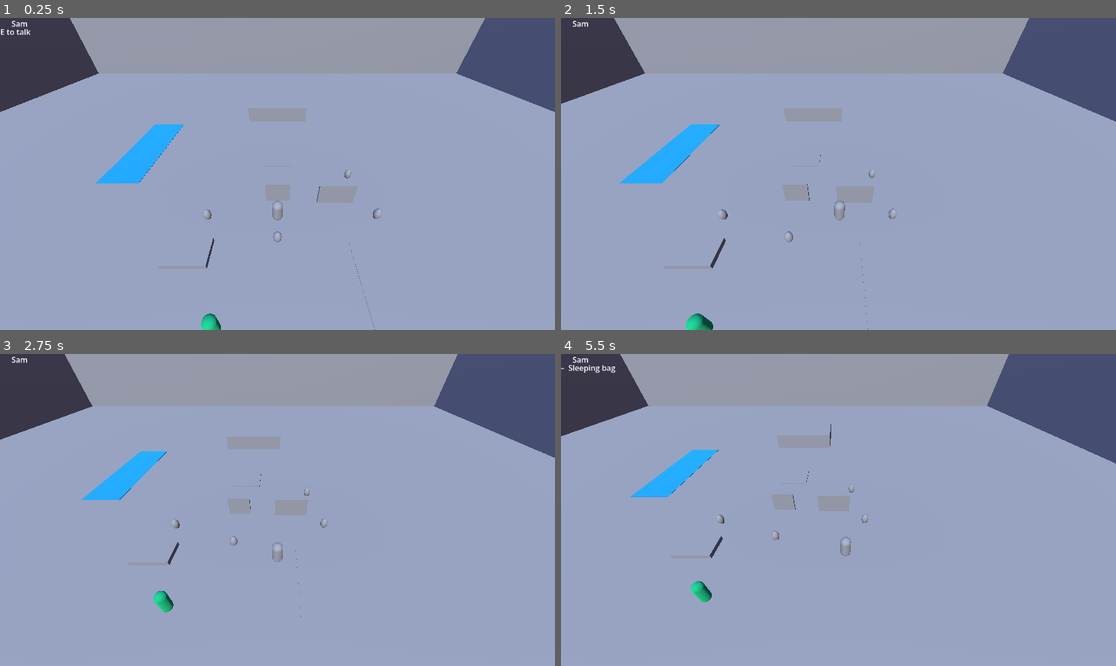
Above: before the commit, frames 1-4 (two rows, left to right).
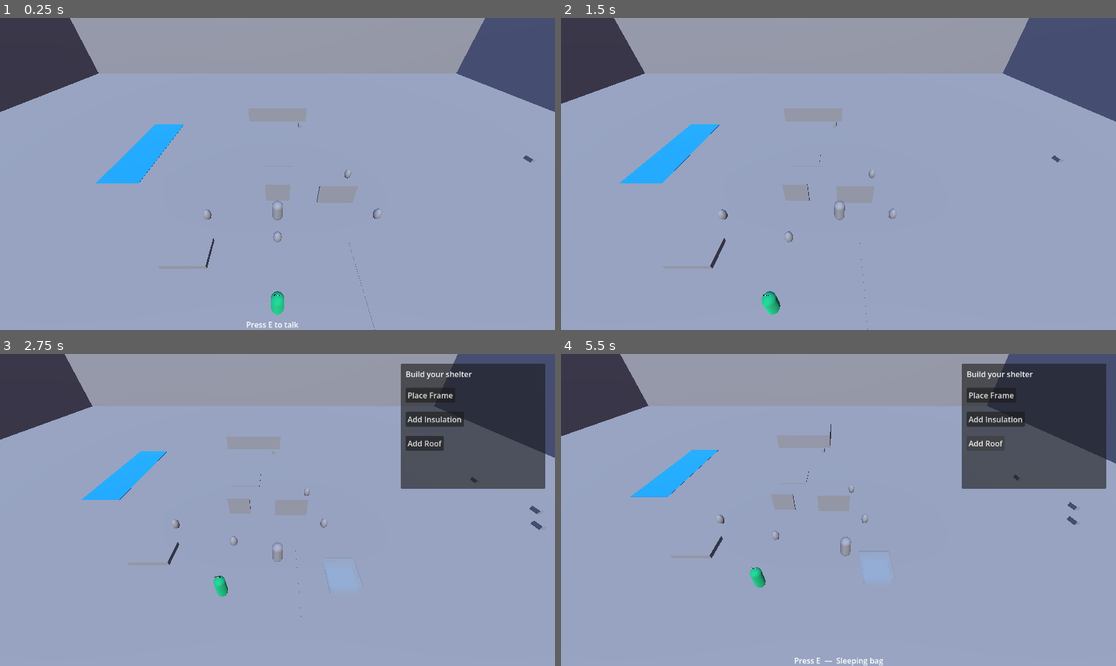
Above: after the commit, the same moments.

Repository: Actulus/scout-camp
Game: Godot game, scene res://scenes/world/world.tscn
Same seed, same stepped clock (60 frames per second), same inputs: the game is played once before the commit and once after it.
Inputs (mouse positions are in pixels of both pictures, inside the frame that each line leads up to):
- Up to frame 1 (0.25 s): no input
- Up to frame 2 (1.5 s): tap E at 0.5 s; hold D (move_right) 0.53-1.25 s; hold Enter (ui_accept) 0.53-1.25 s; click "Continue" at 1.25 s
- Up to frame 3 (2.75 s): hold S (move_down) from 2.03 s (still down); tap Enter (ui_accept) at 2.1, 2.27, 2.57 s
- Up to frame 4 (5.5 s): release S (move_down) at 2.75 s; click (993, 394) at 2.75 s, where only the run after the commit has a clickable "Place Frame"; click (993, 419) at 3.5 s, where only the run after the commit has a clickable "Add Insulation"; click (988, 444) at 4.25 s, where only the run after the commit has a clickable "Add Roof"; tap Enter (ui_accept) at 5 s; hold D (move_right) from 5.03 s (still down); hold Enter (ui_accept) from 5.03 s (still down)

The runs differ from the first frame. In frame 1, 0.5% of the frame differs, in the area x 0-97%, y 0-100%; in frame 2, 0.4%; in frame 3, 11%; in frame 4, 11%, in the area x 0-99%, y 0-100%.

Commit message:
shelter skill

Diff:
--- a/scenes/camp/camp.tscn
+++ b/scenes/camp/camp.tscn
@@ -2,6 +2,7 @@
 
 [ext_resource type="Script" uid="uid://b4b001gmyhx76" path="res://scenes/camp/sleep_trigger.gd" id="1_bqk0h"]
 [ext_resource type="Script" uid="uid://da411k1xros5e" path="res://scenes/camp/notice_board.gd" id="2_15lph"]
+[ext_resource type="Script" uid="uid://bo74ttgf3frte" path="res://scripts/shelter_skill_trigger.gd" id="3_w8r68"]
 
 [sub_resource type="BoxMesh" id="BoxMesh_pbcj1"]
 size = Vector3(3, 0.5, 3)
@@ -45,6 +46,9 @@
 
 [sub_resource type="BoxShape3D" id="BoxShape3D_w8r68"]
 size = Vector3(4, 0.1, 12)
+
+[sub_resource type="BoxShape3D" id="BoxShape3D_m2efa"]
+size = Vector3(8, 2, 8)
 
 [node name="Camp" type="Node3D" unique_id=1478507277]
 
@@ -129,3 +133,10 @@
 
 [node name="CollisionShape3D" type="CollisionShape3D" parent="Stream/WaterCollectTrigger" unique_id=1062754961]
 shape = SubResource("BoxShape3D_w8r68")
+
+[node name="ShelterSkillTrigger" type="Area3D" parent="." unique_id=1015984212]
+transform = Transform3D(1, 0, 0, 0, 1, 0, 0, 0, 1, 7.9104414, 0, 5.1111717)
+script = ExtResource("3_w8r68")
+
+[node name="CollisionShape3D" type="CollisionShape3D" parent="ShelterSkillTrigger" unique_id=1298370173]
+shape = SubResource("BoxShape3D_m2efa")
--- a/scenes/camp/sleep_trigger.gd
+++ b/scenes/camp/sleep_trigger.gd
@@ -1,5 +1,6 @@
 extends StaticBody3D
 
+var item_name: String = "Sleeping bag"
 var display_name: String = "Sleeping bag"
 
 func interact(player: Node):
--- a/scenes/npcs/npc_base.tscn
+++ b/scenes/npcs/npc_base.tscn
@@ -26,14 +26,12 @@
 [node name="CollisionShape3D" type="CollisionShape3D" parent="." unique_id=989295693]
 shape = SubResource("CapsuleShape3D_prnpe")
 
+[node name="NameLabel" type="Label3D" parent="." unique_id=1285960019]
+transform = Transform3D(1, 0, 0, 0, 1, 0, 0, 0, 1, 0, 1.0676496, 0)
+offset = Vector2(0, 1.2)
+text = "NPC Name"
+
 [node name="TalkZone" type="Area3D" parent="." unique_id=25469455]
 
 [node name="CollisionShape3D" type="CollisionShape3D" parent="TalkZone" unique_id=1796057413]
 shape = SubResource("SphereShape3D_7ain8")
-
-[node name="NameLabel" type="Label" parent="." unique_id=1221298716]
-offset_right = 83.0
-offset_bottom = 23.0
-pivot_offset = Vector2(0, 1.2)
-text = "NPC Name"
-horizontal_alignment = 1
--- /dev/null
+++ b/scenes/skills/shelter/shelter_item.tscn
@@ -0,0 +1,18 @@
+[gd_scene format=3 uid="uid://dgk1tifyk2p2v"]
+
+[ext_resource type="Script" uid="uid://dldl5dqdayaui" path="res://scripts/shelter_item.gd" id="1_nsaj5"]
+
+[sub_resource type="BoxMesh" id="BoxMesh_8enfd"]
+size = Vector3(0.4, 0.4, 0.8)
+
+[sub_resource type="BoxShape3D" id="BoxShape3D_nsaj5"]
+size = Vector3(0.4, 0.4, 0.8)
+
+[node name="ShelterItem" type="StaticBody3D" unique_id=1522532805]
+script = ExtResource("1_nsaj5")
+
+[node name="MeshInstance3D" type="MeshInstance3D" parent="." unique_id=828180972]
+mesh = SubResource("BoxMesh_8enfd")
+
+[node name="CollisionShape3D" type="CollisionShape3D" parent="." unique_id=939251514]
+shape = SubResource("BoxShape3D_nsaj5")
--- /dev/null
+++ b/scenes/skills/shelter/skill_shelter.tscn
@@ -0,0 +1,105 @@
+[gd_scene format=3 uid="uid://bx2gdd7q47kg1"]
+
+[ext_resource type="Script" uid="uid://cby5lctqhdtt1" path="res://scripts/skill_shelter.gd" id="1_rnhr6"]
+
+[sub_resource type="BoxMesh" id="BoxMesh_rnhr6"]
+size = Vector3(2, 0.1, 2)
+
+[sub_resource type="StandardMaterial3D" id="StandardMaterial3D_rnhr6"]
+transparency = 1
+albedo_color = Color(0.53333336, 0.6666667, 0.73333335, 0.15686275)
+
+[sub_resource type="BoxMesh" id="BoxMesh_3h851"]
+size = Vector3(1.8, 0.5, 1.8)
+
+[sub_resource type="StandardMaterial3D" id="StandardMaterial3D_3h851"]
+transparency = 1
+albedo_color = Color(0.53333336, 0.6666667, 0.73333335, 0.15686275)
+
+[sub_resource type="BoxMesh" id="BoxMesh_hhj3o"]
+size = Vector3(2.2, -0.1, 2.2)
+
+[sub_resource type="StandardMaterial3D" id="StandardMaterial3D_hhj3o"]
+transparency = 1
+albedo_color = Color(0.53333336, 0.6666667, 0.73333335, 0.15686275)
+
+[sub_resource type="LabelSettings" id="LabelSettings_ga44b"]
+
+[node name="SkillShelter" type="Node3D" unique_id=1727661045]
+script = ExtResource("1_rnhr6")
+
+[node name="SlotFrame" type="MeshInstance3D" parent="." unique_id=166960079]
+transform = Transform3D(1, 0, 0, 0, 1, 0, 0, 0, 1, 0, 0.5, 0)
+mesh = SubResource("BoxMesh_rnhr6")
+surface_material_override/0 = SubResource("StandardMaterial3D_rnhr6")
+
+[node name="SlotInsulation" type="MeshInstance3D" parent="." unique_id=192163307]
+transform = Transform3D(1, 0, 0, 0, 1, 0, 0, 0, 1, 0, 0.3, 0.3)
+mesh = SubResource("BoxMesh_3h851")
+surface_material_override/0 = SubResource("StandardMaterial3D_3h851")
+
+[node name="SlotRoof" type="MeshInstance3D" parent="." unique_id=819812814]
+transform = Transform3D(1, 0, 0, 0, 1, 0, 0, 0, 1, 0, 1, 0)
+mesh = SubResource("BoxMesh_hhj3o")
+surface_material_override/0 = SubResource("StandardMaterial3D_hhj3o")
+
+[node name="ShelterUI" type="CanvasLayer" parent="." unique_id=1146211451]
+
+[node name="Control" type="Control" parent="ShelterUI" unique_id=58728409]
+layout_mode = 3
+anchors_preset = 15
+anchor_right = 1.0
+anchor_bottom = 1.0
+grow_horizontal = 2
+grow_vertical = 2
+
+[node name="Panel" type="Panel" parent="ShelterUI/Control" unique_id=980993346]
+layout_mode = 1
+anchors_preset = -1
+anchor_left = 1.0
+anchor_right = 1.0
+offset_left = -320.0
+offset_top = 20.0
+offset_right = -20.0
+offset_bottom = 280.0
+grow_horizontal = 0
+
+[node name="Label" type="Label" parent="ShelterUI/Control/Panel" unique_id=116227890]
+layout_mode = 0
+offset_left = 10.0
+offset_top = 10.0
+offset_right = 148.0
+offset_bottom = 33.0
+text = "Build your shelter"
+label_settings = SubResource("LabelSettings_ga44b")
+
+[node name="AddFrameBtn" type="Button" parent="ShelterUI/Control/Panel" unique_id=155004687]
+layout_mode = 0
+offset_left = 10.0
+offset_top = 50.0
+offset_right = 113.0
+offset_bottom = 81.0
+text = "Place Frame"
+
+[node name="AddInsulationBtn" type="Button" parent="ShelterUI/Control/Panel" unique_id=169452976]
+layout_mode = 0
+offset_left = 10.0
+offset_top = 100.0
+offset_right = 131.0
+offset_bottom = 131.0
+text = "Add Insulation"
+
+[node name="AddRoofBtn" type="Button" parent="ShelterUI/Control/Panel" unique_id=630319135]
+layout_mode = 0
+offset_left = 10.0
+offset_top = 150.0
+offset_right = 89.0
+offset_bottom = 181.0
+text = "Add Roof"
+
+[node name="StatusText" type="Label" parent="ShelterUI/Control/Panel" unique_id=1094778019]
+layout_mode = 0
+offset_left = 10.0
+offset_top = 210.0
+offset_right = 50.0
+offset_bottom = 233.0
--- a/scenes/ui/hud.tscn
+++ b/scenes/ui/hud.tscn
@@ -4,9 +4,11 @@
 
 [node name="Control" type="Control" parent="." unique_id=511750140]
 layout_mode = 3
-anchors_preset = 0
-offset_right = 40.0
-offset_bottom = 40.0
+anchors_preset = 15
+anchor_right = 1.0
+anchor_bottom = 1.0
+grow_horizontal = 2
+grow_vertical = 2
 
 [node name="InteractPrompt" type="Label" parent="Control" unique_id=587164624]
 visible = false
--- a/scenes/world/world.tscn
+++ b/scenes/world/world.tscn
@@ -7,6 +7,7 @@
 [ext_resource type="PackedScene" uid="uid://c40xqnotbooew" path="res://scenes/ui/hud.tscn" id="5_v5dby"]
 [ext_resource type="PackedScene" uid="uid://b6foj8hb62bgc" path="res://scenes/npcs/npc_base.tscn" id="6_t5ptc"]
 [ext_resource type="PackedScene" uid="uid://cerljfpmf3n6e" path="res://scenes/ui/dialogue_box.tscn" id="7_bq33v"]
+[ext_resource type="PackedScene" uid="uid://dgk1tifyk2p2v" path="res://scenes/skills/shelter/shelter_item.tscn" id="8_j2gmx"]
 
 [sub_resource type="BoxMesh" id="BoxMesh_4rhad"]
 size = Vector3(100, 0.2, 100)
@@ -134,9 +135,45 @@
 
 [node name="HUD" parent="." unique_id=1440731385 instance=ExtResource("5_v5dby")]
 
-[node name="NPC" parent="." unique_id=1345696528 instance=ExtResource("6_t5ptc")]
-transform = Transform3D(1, 0, 0, 0, 1, 0, 0, 0, 1, -3.2096596, 1.0033016, 7.181285)
+[node name="DialogueBox" parent="." unique_id=1184870650 instance=ExtResource("7_bq33v")]
+
+[node name="NPC2" parent="." unique_id=1719892071 instance=ExtResource("6_t5ptc")]
+transform = Transform3D(1, 0, 0, 0, 1, 0, 0, 0, 1, 0, 1.0077496, 6.2046003)
 npc_name = "Sam"
 dialogue_lines = ["Hello!", "Nice day for scouting.", "Nice to meet you!", "How are you?"]
 
-[node name="DialogueBox" parent="." unique_id=1184870650 instance=ExtResource("7_bq33v")]
+[node name="ShelterItem" parent="." unique_id=1522532805 instance=ExtResource("8_j2gmx")]
+transform = Transform3D(1, 0, 0, 0, 1, 0, 0, 0, 1, 26.780376, 0.3707962, 0)
+
+[node name="ShelterItem2" parent="." unique_id=1179493612 instance=ExtResource("8_j2gmx")]
+transform = Transform3D(1, 0, 0, 0, 1, 0, 0, 0, 1, 26.780376, 0.3707962, 4.824134)
+item_name = "large_branch"
+display_name = "A large sturdy branch"
+tooltip = "Dry, large and strong - good for a frame."
+
+[node name="ShelterItem3" parent="." unique_id=1024415040 instance=ExtResource("8_j2gmx")]
+transform = Transform3D(1, 0, 0, 0, 1, 0, 0, 0, 1, 32.59852, 0.3707962, 0)
+item_name = "dry_leaves"
+display_name = "Dry leaves"
+tooltip = "Dry - good for roof"
+
+[node name="ShelterItem4" parent="." unique_id=2003925748 instance=ExtResource("8_j2gmx")]
+transform = Transform3D(1, 0, 0, 0, 1, 0, 0, 0, 1, 29.513088, 0.3707962, 2.10015)
+item_name = "moss"
+display_name = "Moss"
+tooltip = "Good for roof"
+
+[node name="ShelterItem5" parent="." unique_id=21246902 instance=ExtResource("8_j2gmx")]
+transform = Transform3D(1, 0, 0, 0, 1, 0, 0, 0, 1, 26.780376, 0.3707962, -7.561109)
+item_name = "moss"
+display_name = "Moss"
+tooltip = "Good for roof"
+
+[node name="ShelterItem6" parent="." unique_id=2145830609 instance=ExtResource("8_j2gmx")]
+transform = Transform3D(1, 0, 0, 0, 1, 0, 0, 0, 1, 28.652378, 0.3707962, -2.0965776)
+
+[node name="ShelterItem7" parent="." unique_id=1814268711 instance=ExtResource("8_j2gmx")]
+transform = Transform3D(1, 0, 0, 0, 1, 0, 0, 0, 1, 3.0256557, 0.3707962, -15.437374)
+item_name = "tentkitbag"
+display_name = "Tent Kit Bag"
+tooltip = "All the materials to make a tent."
--- /dev/null
+++ b/scripts/area_3d.gd
@@ -0,0 +1,15 @@
+extends Area3D
+
+var skill_scene = preload("res://scenes/skills/shelter/skill_shelter.tscn")
+var skill_instance = null
+
+# Called when the node enters the scene tree for the first time.
+func _ready():
+	body_entered.connect(_on_enter)
+
+
+func _on_enter(body):
+	if body.name == "Player" and GameManager.current_day == 1:
+		if skill_instance == null:
+			skill_instance = skill_scene.instantiate()
+			get_tree().root.add_child(skill_instance)
--- /dev/null
+++ b/scripts/shelter_item.gd
@@ -0,0 +1,9 @@
+extends StaticBody3D
+
+@export var item_name: String = "branch"
+@export var display_name: String = "A sturdy branch"
+@export var tooltip: String = "Dry and strong - good for a frame."
+
+func interact(player: Node):
+    player.get_node("Inventory").add_item(item_name)
+    queue_free()
--- /dev/null
+++ b/scripts/shelter_skill_trigger.gd
@@ -0,0 +1,14 @@
+extends Area3D
+
+var skill_scene = preload("res://scenes/skills/shelter/skill_shelter.tscn")
+var skill_instance = null
+
+func _ready():
+	body_entered.connect(_on_body_entered)
+
+func _on_body_entered(body):
+	if body.name == "Player" and GameManager.current_day == 1:
+		if skill_instance == null:
+			skill_instance = skill_scene.instantiate()
+			get_tree().root.add_child(skill_instance)
+			skill_instance.global_position = global_position
--- /dev/null
+++ b/scripts/skill_shelter.gd
@@ -0,0 +1,27 @@
+extends Node3D
+
+var steps_done = []
+var required_items = {
+	"frame": ["branch", "large_branch", "tent_kit"],
+	"insulation": ["moss", "dry_leaves"],
+	"roof": ["large_branch", "dry_leaves"]
+}
+
+@onready var status = $ShelterUI/Control/Panel/StatusText
+
+func try_place(slot: String, player: Node):
+	var inv = player.get_node("Inventory")
+	for needed in required_items[slot]:
+		if inv.has_item(needed):
+			steps_done.append(slot)
+			status.text = slot + " placed!"
+			_check_complete()
+			return
+	status.text = "You need " + required_items[slot][0] + " for this!"
+
+func _check_complete():
+	if "frame" in steps_done and "insulation" in steps_done and "roof" in steps_done:
+		GameManager.complete_skill("shelter")
+		status.text = "Shelter complete! Badge earned!"
+		await get_tree().create_timer(2.0).timeout
+		queue_free()
Not shown, added: scripts/area_3d.gd.uid
Not shown, added: scripts/shelter_item.gd.uid
Not shown, added: scripts/shelter_skill_trigger.gd.uid
Not shown, added: scripts/skill_shelter.gd.uid
